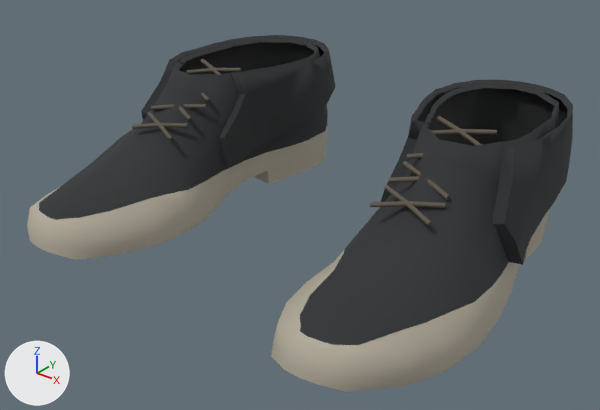
The glTF model apps/web/public/assets/avatars/wardrobe/shoes-canvas-low.glb as it was, and as the next commit left it.
Camera for both pictures: a 50 mm camera at (0.358, -0.463, 0.297) aimed at (0.01, -0.028, 0.028). The axes (+X, +Y, +Z) are drawn at lower left. The lights are the same throughout. The first picture is the older version. Vertices at exactly the same position are counted once.

The older version as bpy lines, for what is in view:
```python
me_male_peasant_feet_004 = bpy.data.meshes.new('Male_Peasant_Feet.004')
me_male_peasant_feet_004.from_pydata(...)  # 1150 vertices, 1890 faces; spans x -0.183..0.183, y -0.168..0.139, z -0.004..0.101
# faces by material slot: [1022, 484, 384]
me_male_peasant_feet_004.materials.append(mat_wardrobe_canvas_charcoal)
me_male_peasant_feet_004.materials.append(mat_wardrobe_canvas_sole)
me_male_peasant_feet_004.materials.append(mat_wardrobe_shoe_laces)
ob_wardrobe_shoes_canvas_low_shoes = bpy.data.objects.new('Wardrobe_shoes-canvas-low_shoes', me_male_peasant_feet_004)
ob_wardrobe_shoes_canvas_low_shoes.location = (0.0, 0.0, 0.0)
```
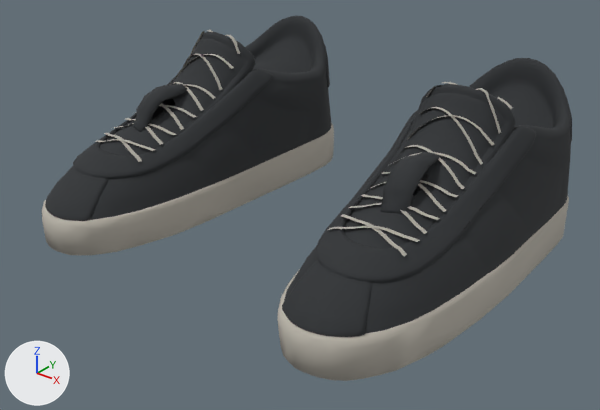
Pixel boxes [x1, y1, x2, y2] of what changed, in the pictures (600 x 410 px):
'Wardrobe_shoes-canvas-low_shoes', reshaped: before [27, 35, 573, 392]; after [42, 16, 572, 381]
part 1 of me_male_peasant_feet_004, rebuilt: before [271, 83, 559, 392]; after [278, 58, 571, 381]
part 2 of me_male_peasant_feet_004, rebuilt (8% taller): before [27, 38, 328, 260]; after [42, 16, 334, 255]
part 3 of me_male_peasant_feet_004, built on: before [370, 80, 573, 265]; after [282, 82, 572, 337]
part 4 of me_male_peasant_feet_004, built on: before [132, 35, 336, 167]; after [45, 30, 330, 221]

Edits to the bpy script that builds the scene:
```text
Add img_albedo:
    img_albedo = load_image('albedo', '_unpacked/albedo', 1024, 1024, 'sRGB')
Add img_orm:
    img_orm = load_image('orm', '_unpacked/orm', 512, 512, 'Non-Color')
Add img_normal:
    img_normal = load_image('normal', '_unpacked/normal', 512, 512, 'Non-Color')
Add mat_wardrobe_canvas_cottonlaces:
    mat_wardrobe_canvas_cottonlaces = principled_material('Wardrobe_Canvas_CottonLaces')
    mat_wardrobe_canvas_cottonlaces.base_color = (0.44, 0.42, 0.37)  # grey #b1ada4
    mat_wardrobe_canvas_cottonlaces.roughness = 0.92
Add mat_wardrobe_canvas_offwhiterubber:
    mat_wardrobe_canvas_offwhiterubber = principled_material('Wardrobe_Canvas_OffWhiteRubber')
    mat_wardrobe_canvas_offwhiterubber.base_color = (0.48, 0.45, 0.39)  # grey #b8b3a8
    mat_wardrobe_canvas_offwhiterubber.roughness = 0.85
Add mat_wardrobe_canvas_charcoal_fitted:
    mat_wardrobe_canvas_charcoal_fitted = bpy.data.materials.new('Wardrobe_Canvas_Charcoal_Fitted')
    # colours: dark grey #505559
    # uses the picture img_albedo
    # uses the picture img_normal
    # uses the picture img_orm
Add mat_wardrobe_canvas_darkoutsole:
    mat_wardrobe_canvas_darkoutsole = principled_material('Wardrobe_Canvas_DarkOutsole')
    mat_wardrobe_canvas_darkoutsole.base_color = (0.024, 0.026, 0.028)  # black #2b2d2f
    mat_wardrobe_canvas_darkoutsole.roughness = 0.91
Change me_male_peasant_feet_004:
    used by ob_wardrobe_shoes_canvas_low_shoes; location = (0.0, 0.0, 0.0)
    remove me_male_peasant_feet_004.from_pydata(...)  # 1150 vertices, 1890 faces; spans x -0.183..0.183, y -0.168..0.139, z -0.004..0.101
    remove me_male_peasant_feet_004.materials.append(mat_wardrobe_canvas_charcoal)
    remove me_male_peasant_feet_004.materials.append(mat_wardrobe_canvas_sole)
    remove me_male_peasant_feet_004.materials.append(mat_wardrobe_shoe_laces)
    add me_male_peasant_feet_004.from_pydata(...)  # 3361 vertices, 5986 faces; spans x -0.171..0.171, y -0.159..0.137, z 0.0..0.129
    me_male_peasant_feet_004 part 1: the loose piece of 258 vertices spanning x 0.067..0.183, y -0.168..0.135, z -0.004..0.101 is rebuilt with 636 vertices and now spans x 0.056..0.171, y -0.159..0.137, z 0.0..0.123
    me_male_peasant_feet_004 part 2: the loose piece of 258 vertices spanning x -0.183..-0.067, y -0.168..0.135, z -0.004..0.101 is rebuilt with 638 vertices and now spans x -0.171..-0.056, y -0.159..0.137, z 0.0..0.123
    me_male_peasant_feet_004 part 3: 317 vertices removed from x 0.058..0.178, y -0.06..0.139, z 0.027..0.101; 1045 vertices added at x 0.064..0.158, y -0.155..0.136, z 0.028..0.129
    me_male_peasant_feet_004 part 4: 317 vertices removed from x -0.178..-0.058, y -0.06..0.139, z 0.027..0.101; 1042 vertices added at x -0.158..-0.064, y -0.155..0.136, z 0.028..0.129
    add me_male_peasant_feet_004.materials.append(mat_wardrobe_canvas_charcoal_fitted)
    add me_male_peasant_feet_004.materials.append(mat_wardrobe_canvas_offwhiterubber)  # grey #b8b3a8
    add me_male_peasant_feet_004.materials.append(mat_wardrobe_canvas_darkoutsole)  # black #2b2d2f
    add me_male_peasant_feet_004.materials.append(mat_wardrobe_canvas_cottonlaces)  # grey #b1ada4
```
